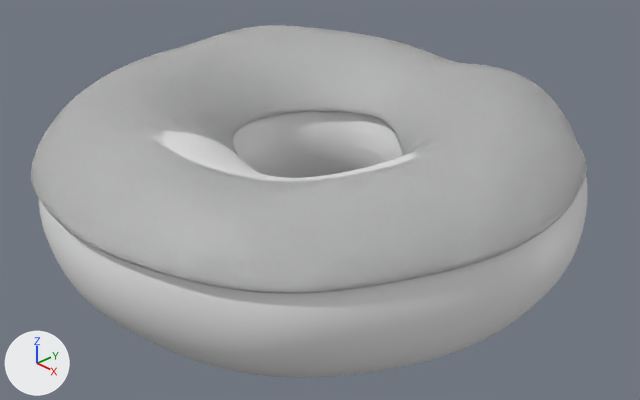
An edit to the Blender file sandboxes/sandbox1/assets/donut.blend, drawn before and after from the same camera.
Before and after are seen from a camera (50 mm lens) standing at (0.1099, -0.1035, 0.0687) and looking at (0.002, -0.0021, -0.0039). The axes (+X, +Y, +Z) are drawn at lower left. The lights are the same throughout.

Objects in the first picture: 'Icing', 'donut'.
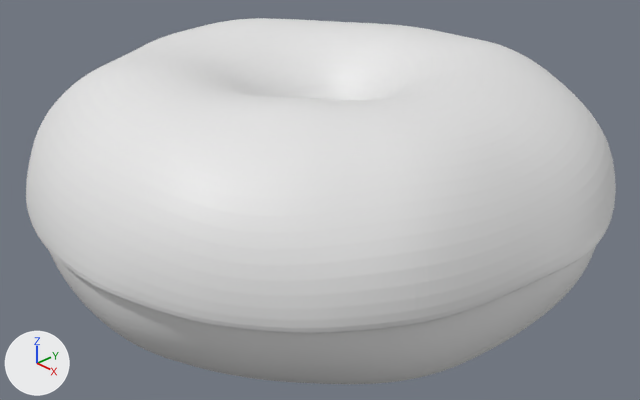
Commit message: donut changes

The change in detail:
me_torus_001 is used by ob_donut; location (0.0, 0.0, 0.0).
me_torus_001 had 640 vertices, 640 faces and spanned x -0.0506..0.0493, y -0.0509..0.0473, z -0.0177..0.0187.
me_torus_001 now has 640 vertices, 640 faces and spans x -0.051..0.0508, y -0.0513..0.0497, z -0.0218..0.0232.
me_torus_001 part 1: 638 of 640 vertices moved; they spanned x -0.0506..0.0493, y -0.0509..0.0473, z -0.0177..0.0187 and now span x -0.051..0.0508, y -0.0513..0.0497, z -0.0218..0.0232; mean shift (0.0003, -0.0002, 0.0002); largest move (0.0187, -0.0047, 0.0036) -> (0.0074, -0.0024, 0.0084).
me_torus_002 is used by ob_icing; location (0.0, -0.001, -0.0011).
me_torus_002 had 555 vertices, 474 faces and spanned x -0.0495..0.048, y -0.0495..0.0468, z 0.0023..0.0187.
me_torus_002 now has 360 vertices, 320 faces and spans x -0.051..0.0508, y -0.0513..0.0497, z -0.0003..0.0232.
me_torus_002 part 2: the loose piece of 280 vertices spanning x -0.0495..0.048, y -0.0495..0.0468, z 0.0023..0.0187 is rebuilt with 360 vertices and now spans x -0.051..0.0508, y -0.0513..0.0497, z -0.0003..0.0232.
me_torus_002 part 3: the loose piece of 275 vertices spanning x -0.0495..0.048, y -0.0495..0.0468, z 0.0029..0.0187 is deleted.
me_torus_002 part 4: the surface is now shaded flat.
Object 'Icing' (ob_icing) moves from (0.0, -0.001, -0.0011) to (0.0, 0.0, 0.0).

Pixel boxes (x1, y1, x2, y2) of what changed, in the pictures (640 x 400 px):
'Icing', reshaped, moved (6% wider, 17% taller)
    before: (31, 25, 587, 294)
    after: (26, 18, 616, 333)
'donut', reshaped
    before: (39, 112, 587, 378)
    after: (49, 246, 596, 384)
part 2 of me_torus_002, rebuilt
    before: (151, 131, 419, 171)
    after: (26, 18, 616, 333)
part 3 of me_torus_002, deleted
    before: (31, 25, 587, 294)
